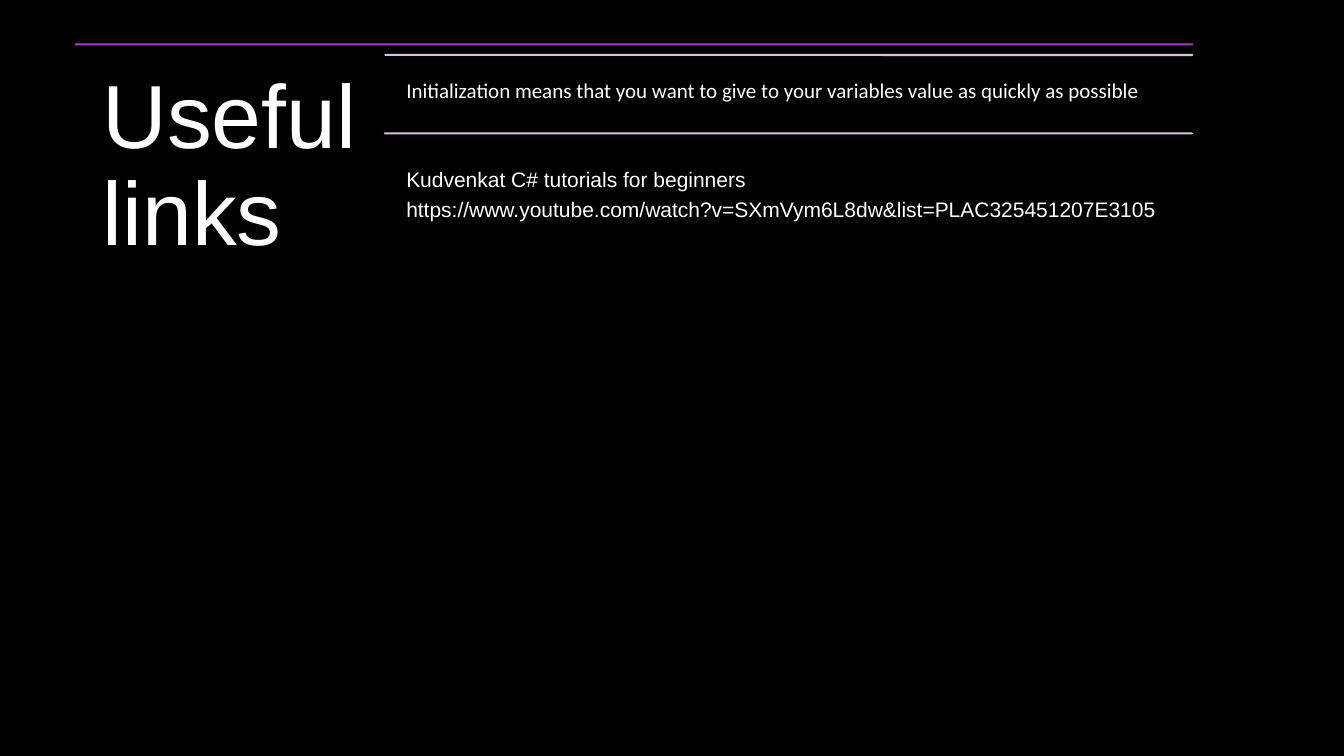
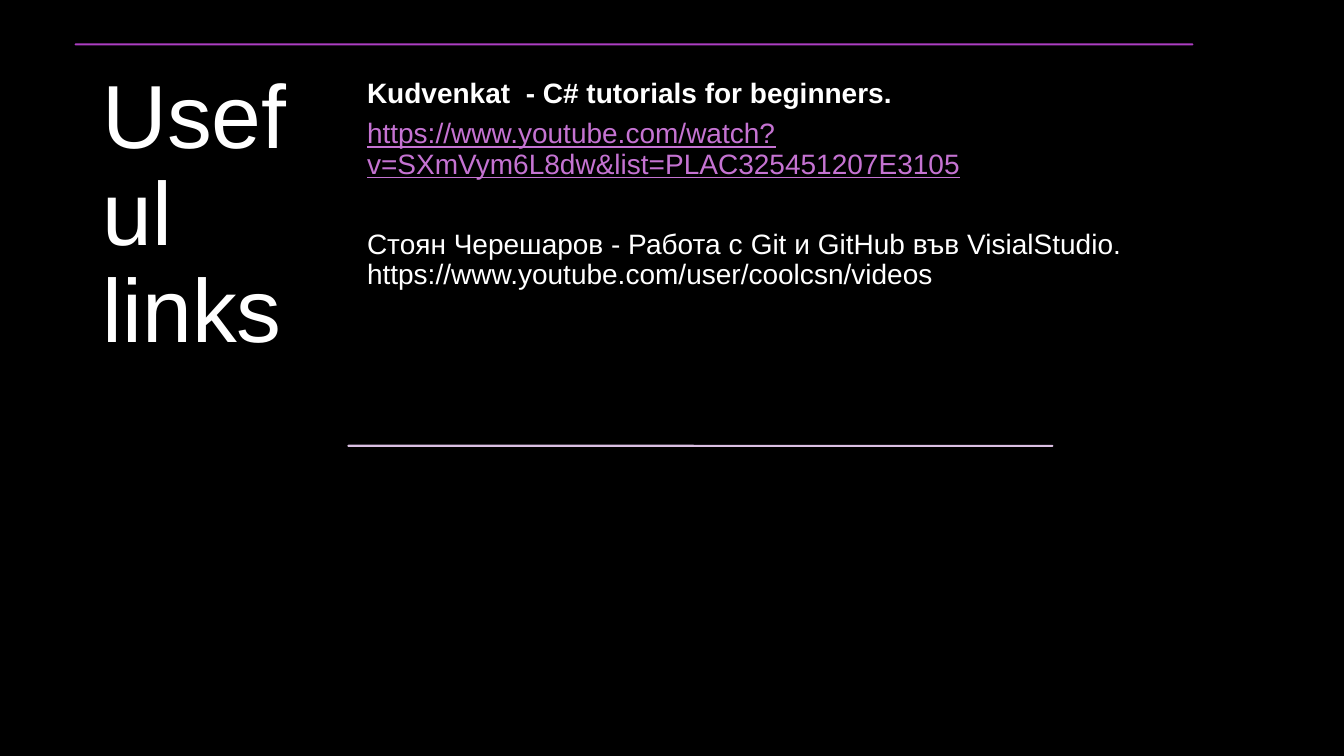
Before and after one commit to BaiGanio/Intro-To-Programing-With-CSharp, a slide deck: slide 2 of Course Overview.pptx. Drawn at 1344x756 pixels with LibreOffice and Linux fonts; fonts in the diff are those of the drawing; background and template pictures are left out. Boxes give left, top, right and bottom in pixels: in the first picture for what was removed or moved away, otherwise in the second. Text is boxed around its words. In the diff, an @@ line names an element or a change of style, - is before the commit and + after.

```diff
--- a/Course Overview.pptx
+++ b/Course Overview.pptx
@@ text "Useful links" rewrapped from [102,83,356,246] to [102,277,281,343] @@
@@ line removed from (385, 55) to (1193, 55) @@
@@ text "Kudvenkat - C# tutorials for ...": place and size @@
-text "Kudvenkat - C# tutorials for ..." at [406,171,1155,222]
+text "Kudvenkat - C# tutorials for ..." at [367,82,1121,289]
@@ text at [367,82,892,109]: text changed; size 15 to 20 pt; bold on @@
-Kudvenkat C# tutorials for beginners
+Kudvenkat - C# tutorials for beginners.
@@ text removed at [406,83,1138,102] @@
-Initialization means that you want to give to your variables value as quickly as possible
@@ text at [367,122,960,179]: size 15 to 20 pt, text colour #FFFFFF to #C573D2, underline on in "https://www.youtube.com/watch?v=SXmVym6L8dw&list=PLAC3254512 ..."; more space between paragraphs @@
@@ text at [367,233,1121,289]: paragraph added @@
+Стоян Черешаров - Работа с Git и GitHub във VisialStudio. https://www.youtube.com/user/coolcsn/videos
@@ line moved from (385, 133) - (1192, 133) to (349, 446) - (1053, 446) @@
```
Also in this commit, not shown: 2 other slides changed, 22 other files.
